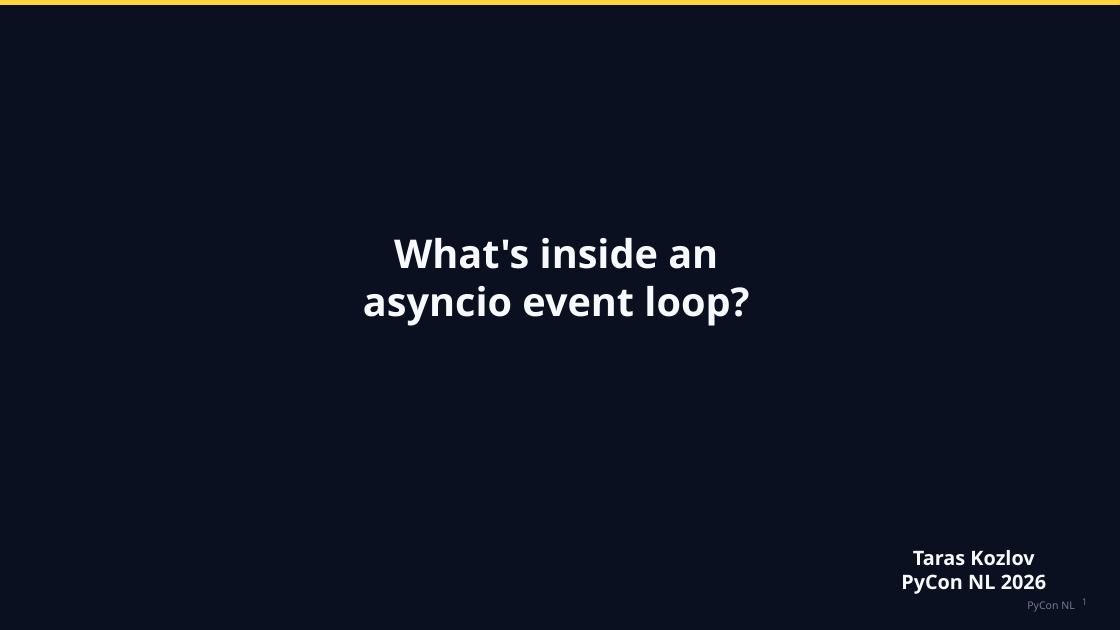
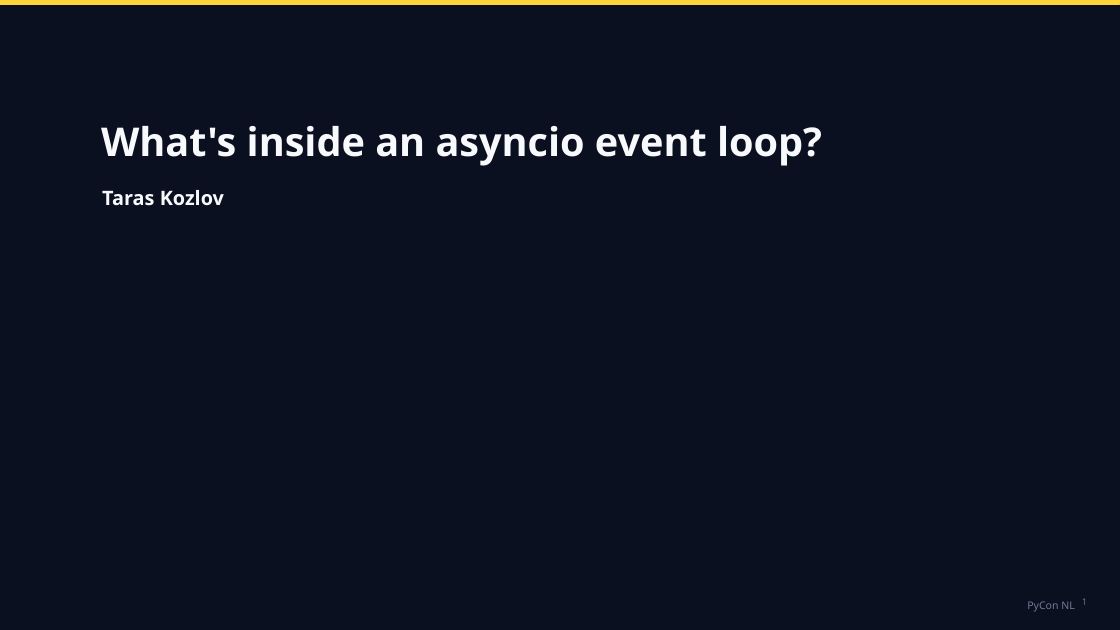
Before and after one commit to tarasko/eduloop, a slide deck: slide 1 of slides/TarasKozlov_AsyncioLoop.pptx. Drawn at 1120x630 pixels with LibreOffice and Linux fonts; fonts in the diff are those of the drawing. Boxes give left, top, right and bottom in pixels: in the first picture for what was removed or moved away, otherwise in the second. Text is boxed around its words. In the diff, an @@ line names an element or a change of style, - is before the commit and + after.

```diff
--- a/slides/TarasKozlov_AsyncioLoop.pptx
+++ b/slides/TarasKozlov_AsyncioLoop.pptx
@@ text at bbox=[101, 126, 822, 166]: text changed @@
-What's inside an
-asyncio event loop?
+What's inside an asyncio event loop?
@@ text "Taras Kozlov": place and size @@
-text "Taras Kozlov" at bbox=[901, 550, 1046, 594]
+text "Taras Kozlov" at bbox=[102, 190, 224, 206]
@@ text at bbox=[901, 574, 1046, 594]: paragraph removed @@
-PyCon NL 2026
```
Also in this commit, not shown: 9 other slides changed, 4 slides removed.
